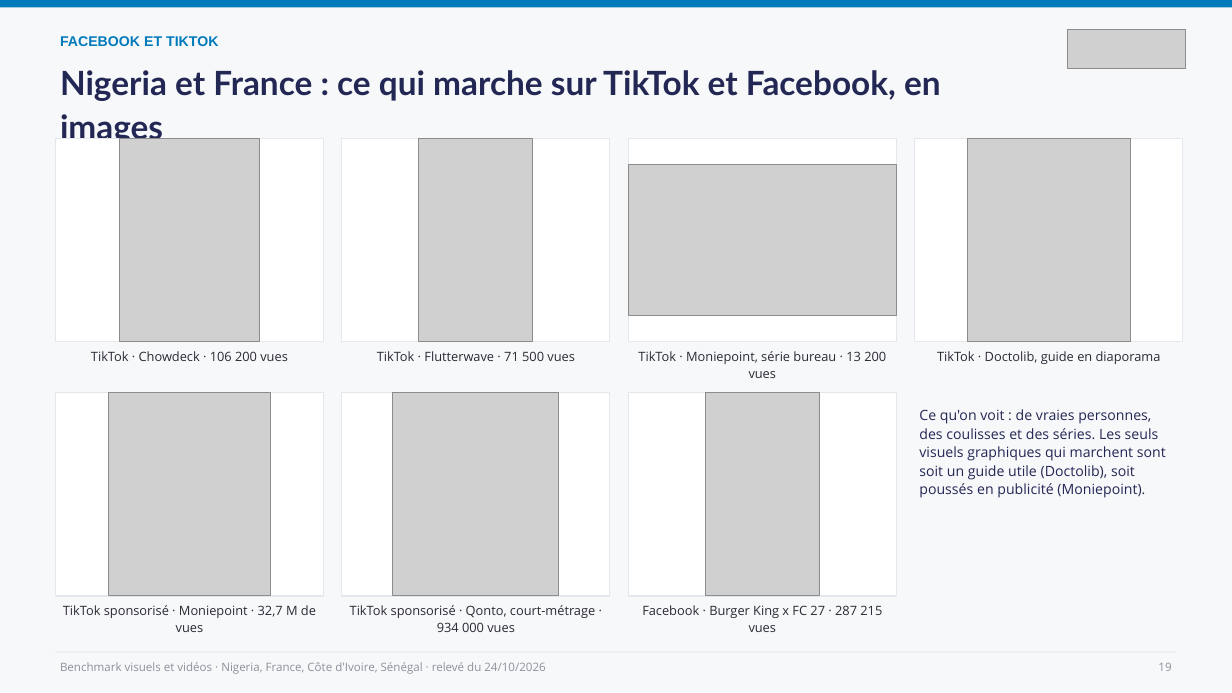
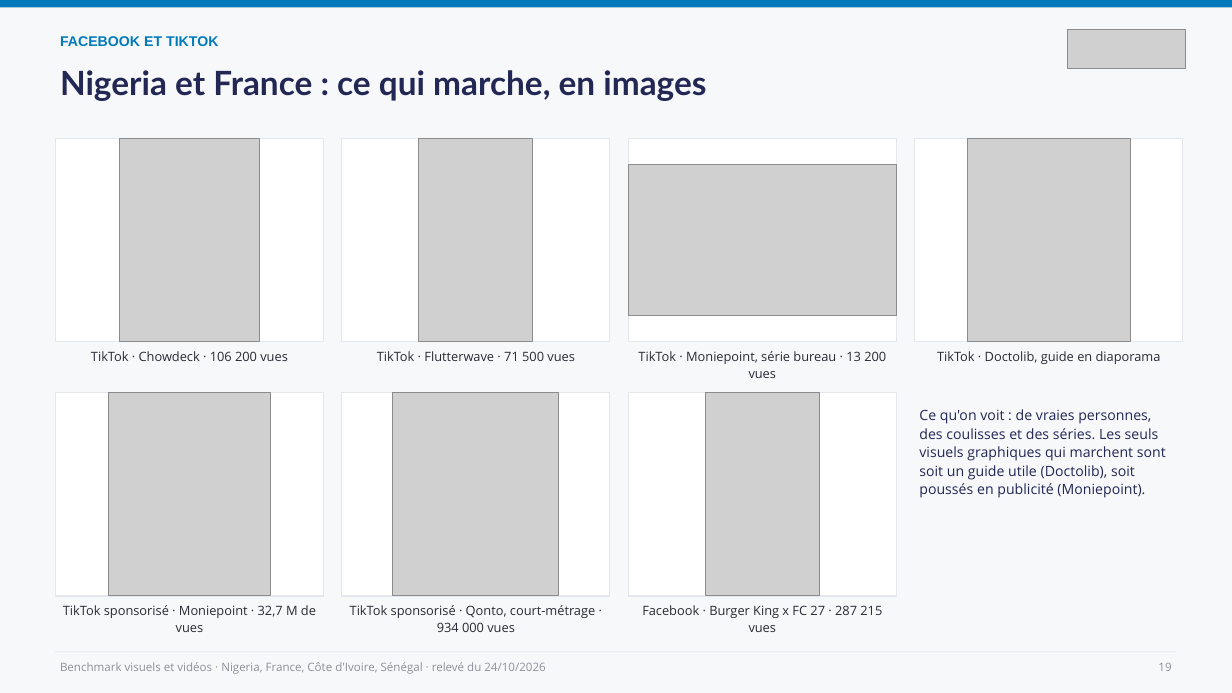
Before and after one commit to leslita06/fatima-unifood-fictif, a slide deck: slide 19 of benchmark-visuels/2026-10-24_benchmark-visuels-videos.pptx. Drawn at 1232x693 pixels with LibreOffice and Linux fonts; fonts in the diff are those of the drawing; grey boxes stand for pictures. Boxes give left, top, right and bottom in pixels: in the first picture for what was removed or moved away, otherwise in the second. Text is boxed around its words. In the diff, an @@ line names an element or a change of style, - is before the commit and + after.

```diff
--- a/benchmark-visuels/2026-10-24_benchmark-visuels-videos.pptx
+++ b/benchmark-visuels/2026-10-24_benchmark-visuels-videos.pptx
@@ text at (60,70,706,101): text changed @@
-Nigeria et France : ce qui marche sur TikTok et Facebook, en images
+Nigeria et France : ce qui marche, en images
```
Also in this commit, not shown: 1 other slide changed.
